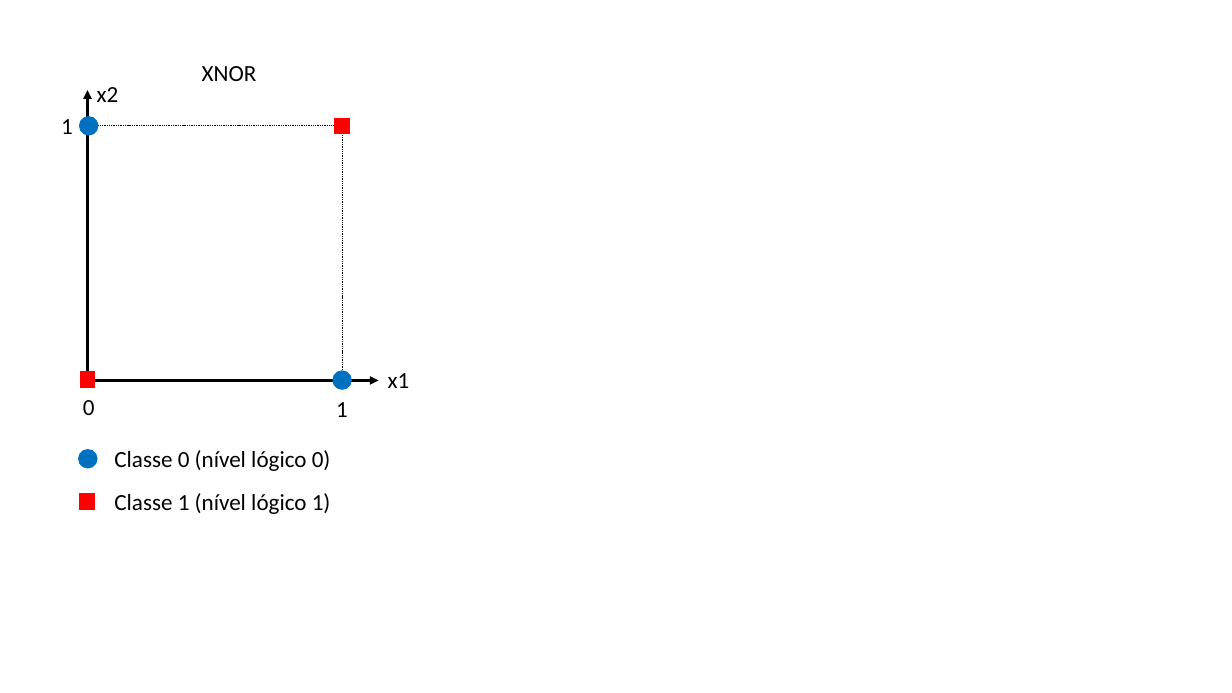
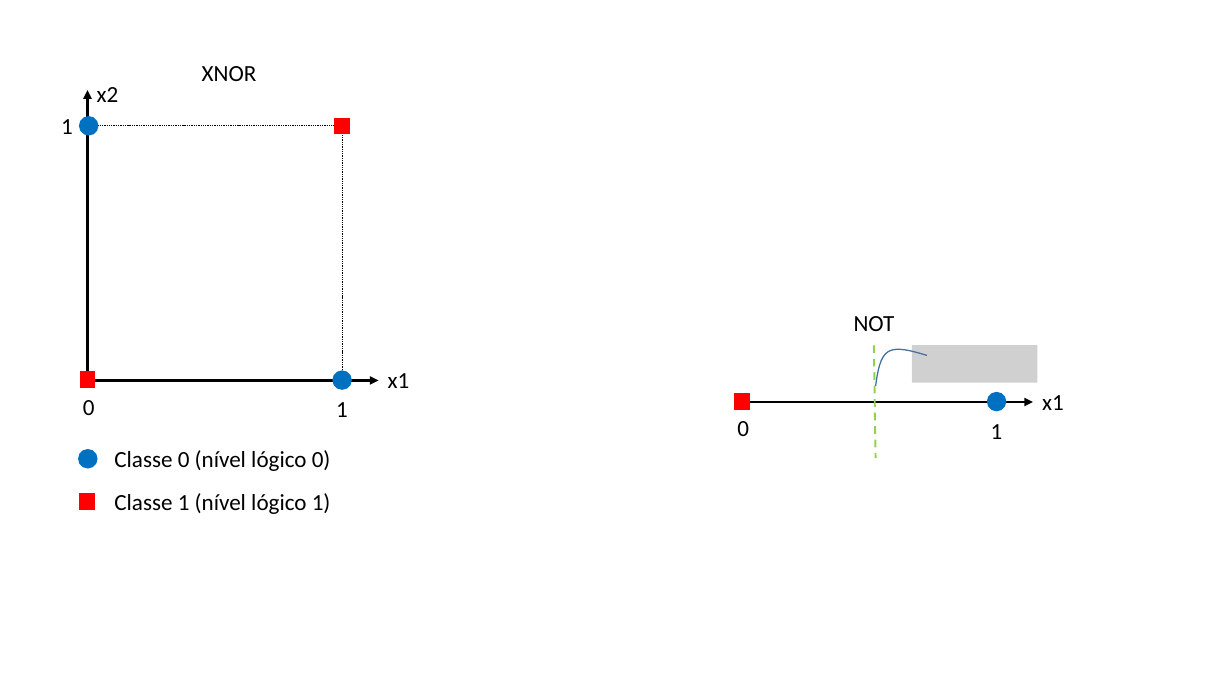
Before and after one commit to zz4fap/t320_aprendizado_de_maquina, a slide deck: slide 47 of slides/T320_Redes_Neurais_Artificiais (Parte I).pptx. Drawn at 1232x693 pixels with LibreOffice and Linux fonts; fonts in the diff are those of the drawing; grey boxes stand for pictures. Boxes give left, top, right and bottom in pixels: in the first picture for what was removed or moved away, otherwise in the second. Text is boxed around its words. In the diff, an @@ line names an element or a change of style, - is before the commit and + after.

```diff
--- a/slides/T320_Redes_Neurais_Artificiais (Parte I).pptx
+++ b/slides/T320_Redes_Neurais_Artificiais (Parte I).pptx
@@ group added at (x1=735, y1=316, x2=1064, y2=458): 4 texts, 1 arrow, 1 rectangle, 1 ellipse, 1 line, 1 picture, 1 freeform shape @@
+x1
+NOT
+1
+0
```
Also in this commit, not shown: 1 other slide changed, 1 other file.
